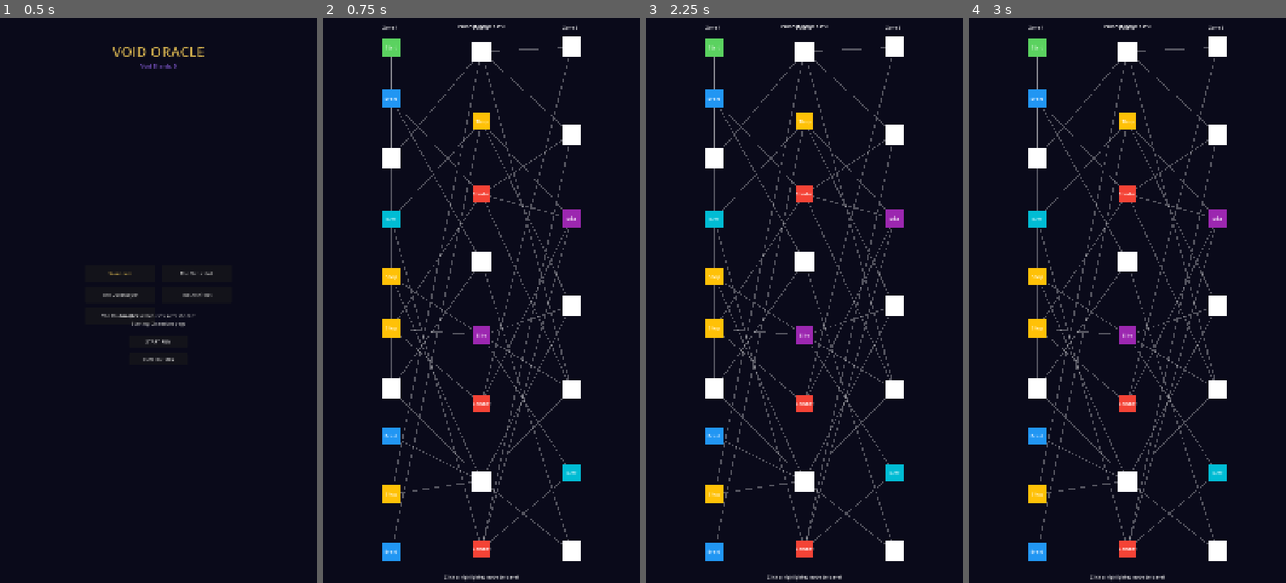
Above: before the commit, frames 1-4 (left to right).
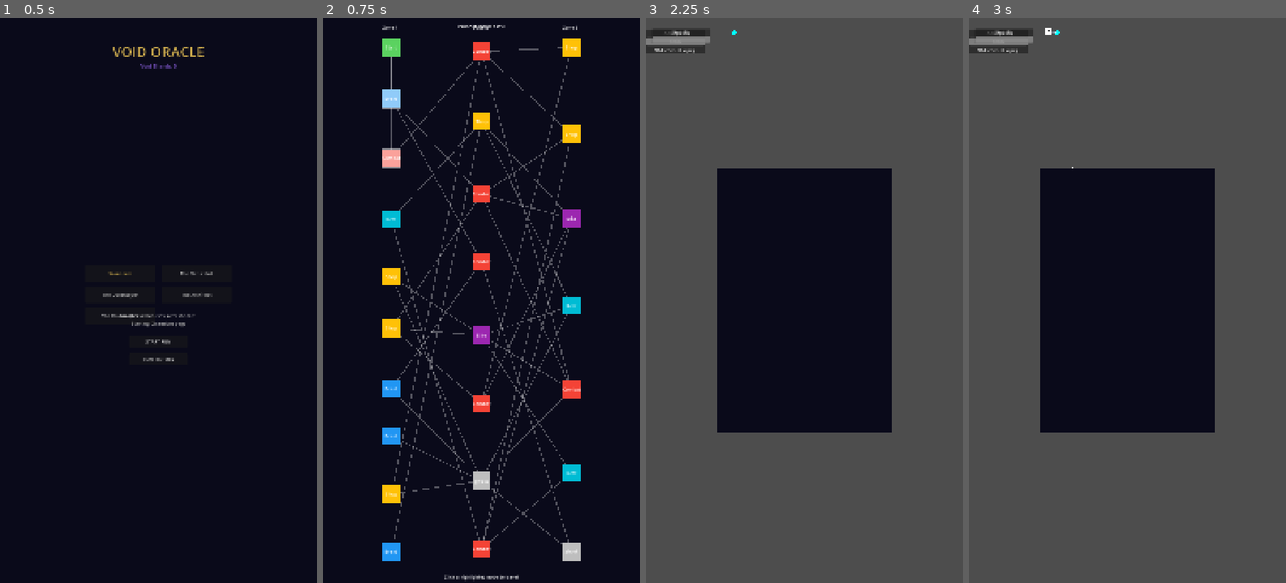
Above: after the commit, the same moments.

Repository: klampatech/void-oracle
Game: Godot game, scene res://scenes/menus/MainMenu.tscn
The game is run twice, just before and just after one commit, with the same random seed, the same clock (stepped at 60 frames per second) and the same inputs.
Inputs (mouse positions are in pixels of both pictures, inside the frame that each line leads up to):
- Up to frame 1 (0.5 s): no input
- Up to frame 2 (0.75 s): click "START RUN" at 0.5 s
- Up to frame 3 (2.25 s): tap A at 1.25, 2 s; drag from (715, 46) to (836, 176) at 1.27 s; drag from (715, 97) to (788, 413) at 2.02 s
- Up to frame 4 (3 s): tap A at 2.75 s; move the mouse to (1038, 159) at 2.77 s; tap Ctrl at 2.85 s; click (1038, 159) at 2.92 s

Frame 1 is identical in both runs. In frame 2, 2.5% of the frame differs, in the area x 18-82%, y 3-97%; in frame 3, 76%, in the area x 0-100%, y 0-100%; in frame 4, 76%.
Error after the commit: Trying to assign value of type 'HBoxContainer' to a variable of type 'VBoxContainer'. (res://scripts/ui/ShopUI.gd:15)

Commit message:
fix: Map node selection and mouse event handling fixes
- MapNode: Add mouse_filter to prevent UI elements from blocking clicks
- MapGenerator: Fix zone1_start node being incorrectly included in connections
- MapNode.gd: Refactor to use existing scene nodes instead of creating duplicates
- RunMap.gd: Change _is_node_selectable to only allow direct (one-hop) connections

Co-Authored-By: Claude Opus 4.6 <noreply@anthropic.com>

Diff:
--- a/scenes/game/map/MapNode.tscn
+++ b/scenes/game/map/MapNode.tscn
@@ -12,6 +12,7 @@
 
 [node name="Background" type="ColorRect" parent="."]
 layout_mode = 1
+mouse_filter = 2
 anchors_preset = 8
 anchor_left = 0.5
 anchor_top = 0.5
@@ -27,6 +28,7 @@
 
 [node name="Label" type="Label" parent="."]
 layout_mode = 1
+mouse_filter = 2
 anchors_preset = 8
 anchor_left = 0.5
 anchor_top = 0.5
@@ -46,6 +48,7 @@
 [node name="SelectionIndicator" type="ColorRect" parent="."]
 visible = false
 layout_mode = 1
+mouse_filter = 2
 anchors_preset = 8
 anchor_left = 0.5
 anchor_top = 0.5
--- a/scripts/game/map/MapGenerator.gd
+++ b/scripts/game/map/MapGenerator.gd
@@ -241,7 +241,7 @@
 	# Connect start to first zone 1 nodes
 	var zone1_nodes: Array = []
 	for node in _map_data["nodes"]:
-		if node["zone"] == 1:
+		if node["zone"] == 1 and node["id"] != "zone1_start":
 			zone1_nodes.append(node)
 
 	if not zone1_nodes.is_empty():
--- a/scripts/game/map/MapNode.gd
+++ b/scripts/game/map/MapNode.gd
@@ -50,24 +50,15 @@
 
 
 func _setup_visuals() -> void:
-	# Background circle
-	_background = ColorRect.new()
-	_background.color = NODE_COLORS.get("combat", Color.GRAY)
-	add_child(_background)
+	# Use existing scene nodes instead of creating duplicates
+	_background = $Background
+	_label = $Label
+	_selection_indicator = $SelectionIndicator
 
-	# Node label
-	_label = Label.new()
-	_label.horizontal_alignment = HORIZONTAL_ALIGNMENT_CENTER
-	_label.vertical_alignment = VERTICAL_ALIGNMENT_CENTER
-	_label.autowrap_mode = TextServer.AUTOWRAP_OFF
-	_label.text = "Node"
-	add_child(_label)
-
-	# Selection indicator (ring)
-	_selection_indicator = ColorRect.new()
-	_selection_indicator.color = Color.WHITE
-	_selection_indicator.visible = false
-	add_child(_selection_indicator)
+	# Ensure children pass mouse events through to this Control
+	_background.mouse_filter = Control.MOUSE_FILTER_PASS
+	_label.mouse_filter = Control.MOUSE_FILTER_PASS
+	_selection_indicator.mouse_filter = Control.MOUSE_FILTER_PASS
 
 	# Set size
 	custom_minimum_size = Vector2(60, 60)
--- a/scripts/game/map/RunMap.gd
+++ b/scripts/game/map/RunMap.gd
@@ -182,10 +182,14 @@
 	node_selected.emit(node_id, node_data)
 
 
-## Check if a node is selectable
+## Check if a node is selectable (direct connection only)
 func _is_node_selectable(node_id: String) -> bool:
-	# Must be reachable from current position
-	return _map_generator.can_reach_node(_current_node_id, node_id)
+	# Must be a direct connection from current position (one hop)
+	var next_nodes: Array[Dictionary] = _map_generator.get_available_next_nodes(_current_node_id)
+	for node in next_nodes:
+		if node["id"] == node_id:
+			return true
+	return false
 
 
 ## Set current player position
